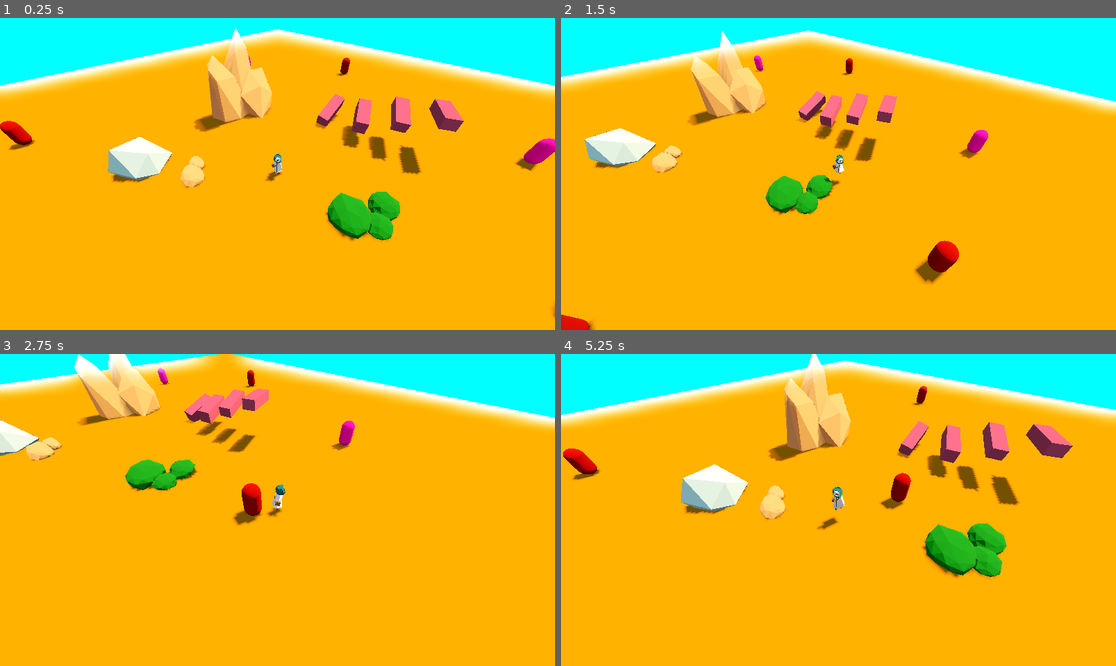
Above: before the commit, frames 1-4 (two rows, left to right).
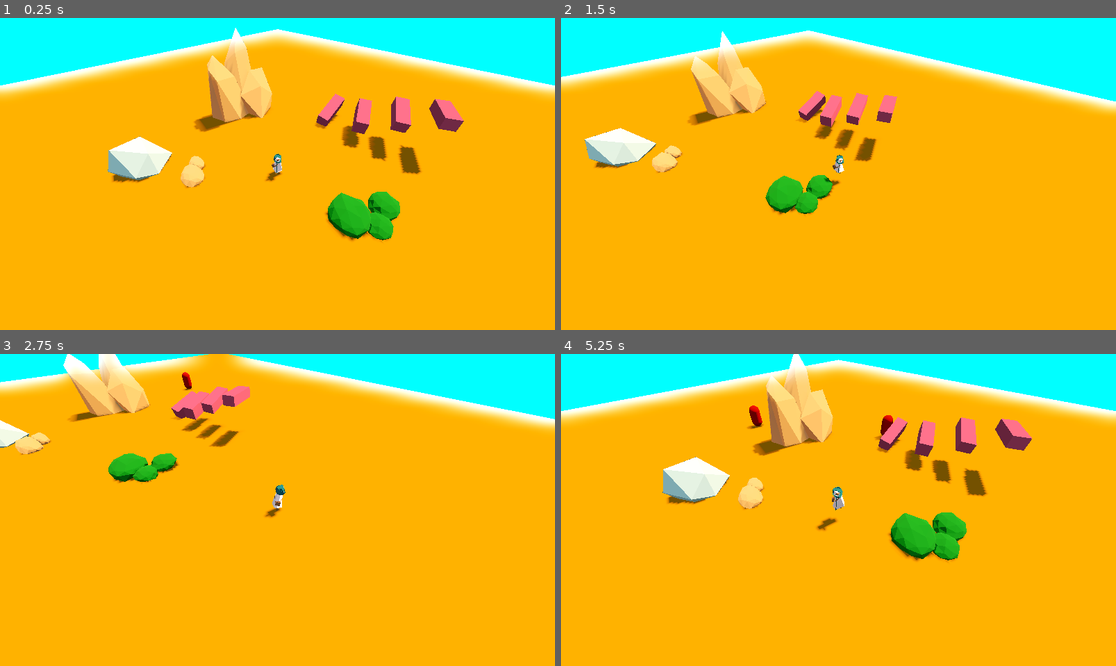
Above: after the commit, the same moments.

Repository: DeepRestGames/EcoDungeon
Game: Godot game, scene res://scenes/PrototypeScene_EnemyAI_01.tscn
Same seed, same stepped clock (60 frames per second), same inputs: the game is played once before the commit and once after it. A sky picture missing from this copy of the repository is replaced by a grey-blue gradient.
Inputs (mouse positions are in pixels of both pictures, inside the frame that each line leads up to):
- Up to frame 1 (0.25 s): no input
- Up to frame 2 (1.5 s): tap Enter at 0.5 s; move the mouse to (960, 158) at 0.52 s; hold D (move_right) 0.53-1.28 s; click (960, 158) at 0.6 s; move the mouse to (727, 189) at 1.27 s; hold S (move_down) from 1.28 s (still down); tap Space (spacebar) at 1.35 s
- Up to frame 3 (2.75 s): move the mouse to (333, 441) at 2.02 s; release S (move_down) at 2.03 s; hold D (move_right) from 2.03 s (still down); hold Mouse wheel up (zoom_in) from 2.03 s (still down)
- Up to frame 4 (5.25 s): move the mouse to (810, 572) at 2.77 s; release D (move_right) at 2.78 s; release Mouse wheel up (zoom_in) at 2.78 s; hold W (move_up) 2.78-3.53 s; tap Mouse wheel down (zoom_out) at 2.85 s; move the mouse to (1005, 556) at 3.52 s; hold A (move_left) 3.53-5.03 s; click (1005, 556) at 3.6 s; move the mouse to (672, 463) at 4.27 s; tap Space (spacebar) at 4.35 s; move the mouse to (866, 510) at 5.02 s; hold S (move_down) from 5.03 s (still down); hold Mouse wheel up (zoom_in) from 5.03 s (still down)

The runs differ from the first frame. In frame 1, 0.8% of the frame differs, in the area x 0-100%, y 12-97%; in frame 2, 1.2%; in frame 3, 7.6%; in frame 4, 15%, in the area x 0-100%, y 0-72%.

Commit message:
Tuned down Enemy AI a bit, added EnemySpawner
EnemySpawner spawns enemies in a circle around the player.
Enemies all have a basic AI that makes them follow the player at any moment.

Diff:
--- /dev/null
+++ b/scenes/Enemies/EnemyFollowPlayer_02.tscn
@@ -0,0 +1,24 @@
+[gd_scene load_steps=5 format=3 uid="uid://ewl60flurrur"]
+
+[ext_resource type="Script" path="res://scripts/enemy/EnemyBase.gd" id="1_aevhe"]
+
+[sub_resource type="CapsuleShape3D" id="CapsuleShape3D_hlr77"]
+
+[sub_resource type="StandardMaterial3D" id="StandardMaterial3D_rw5pp"]
+albedo_color = Color(0.52549, 0, 0, 1)
+
+[sub_resource type="CapsuleMesh" id="CapsuleMesh_h5kdl"]
+material = SubResource("StandardMaterial3D_rw5pp")
+
+[node name="EnemyFollowPlayer" type="CharacterBody3D" groups=["EnemySingle"]]
+collision_layer = 4
+collision_mask = 3
+script = ExtResource("1_aevhe")
+
+[node name="CollisionShape3D" type="CollisionShape3D" parent="."]
+shape = SubResource("CapsuleShape3D_hlr77")
+
+[node name="MeshInstance3D" type="MeshInstance3D" parent="."]
+mesh = SubResource("CapsuleMesh_h5kdl")
+
+[node name="NavigationAgent3D" type="NavigationAgent3D" parent="."]
--- a/scenes/PrototypeScene_EnemyAI_01.tscn
+++ b/scenes/PrototypeScene_EnemyAI_01.tscn
@@ -6,8 +6,7 @@
 [ext_resource type="PackedScene" uid="uid://dwsdlvxqlwulo" path="res://assets/3d/environment/rock/240519_rock_medium_02.glb" id="4_wopoa"]
 [ext_resource type="PackedScene" uid="uid://h4601tixrkix" path="res://assets/3d/environment/bush/240519_bush_bubbly_02.glb" id="5_sded1"]
 [ext_resource type="PackedScene" uid="uid://bebiuwit13drx" path="res://scenes/Player.tscn" id="6_ntm0e"]
-[ext_resource type="PackedScene" uid="uid://qkcjf1kmlcy8" path="res://scenes/Enemies/EnemyFollowPlayer.tscn" id="7_nrile"]
-[ext_resource type="PackedScene" uid="uid://0fsec0fdg581" path="res://scenes/Enemies/EnemyFollowEnemy.tscn" id="8_j7cbr"]
+[ext_resource type="Script" path="res://scripts/enemy/EnemySpawner.gd" id="7_cmxaw"]
 
 [sub_resource type="PanoramaSkyMaterial" id="PanoramaSkyMaterial_dka55"]
 panorama = ExtResource("1_h7a24")
@@ -47,7 +46,14 @@
 [sub_resource type="BoxShape3D" id="BoxShape3D_2gisn"]
 size = Vector3(1.74747, 1, 2.57251)
 
-[node name="PrototypeScene01" type="Node3D"]
+[sub_resource type="Curve3D" id="Curve3D_8fc5c"]
+_data = {
+"points": PackedVector3Array(0, 0, 0, 0, 0, 0, 0, 1.5, -20, 0, 0, 0, 0, 0, 0, 15, 1.5, -15, 0, 0, 0, 0, 0, 0, 20, 1.5, 0, 0, 0, 0, 0, 0, 0, 15, 1.5, 15, 0, 0, 0, 0, 0, 0, 0, 1.5, 20, 0, 0, 0, 0, 0, 0, -15, 1.5, 15, 0, 0, 0, 0, 0, 0, -20, 1.5, 0, 0, 0, 0, 0, 0, 0, -15, 1.5, -15, 0, 0, 0, 0, 0, 0, 0, 1.5, -20),
+"tilts": PackedFloat32Array(0, 0, 0, 0, 0, 0, 0, 0, 0)
+}
+point_count = 9
+
+[node name="PrototypeScene_EnemyAI_01" type="Node3D"]
 
 [node name="Lights" type="Node" parent="."]
 
@@ -129,29 +135,19 @@
 [node name="Player" parent="." instance=ExtResource("6_ntm0e")]
 transform = Transform3D(1, 0, 0, 0, 1, 0, 0, 0, 1, 0, 0.497866, 0)
 
-[node name="EnemyFollowPlayer" parent="." instance=ExtResource("7_nrile")]
-transform = Transform3D(1, 0, 0, 0, 1, 0, 0, 0, 1, -3.06992, 1.5, 10.8149)
+[node name="EnemySpawner" type="Node3D" parent="Player"]
+script = ExtResource("7_cmxaw")
 
-[node name="EnemyFollowPlayer2" parent="." instance=ExtResource("7_nrile")]
-transform = Transform3D(1, 0, 0, 0, 1, 0, 0, 0, 1, 12.424, 1.5, 7.96151)
+[node name="EnemySpawnPath" type="Path3D" parent="Player/EnemySpawner"]
+curve = SubResource("Curve3D_8fc5c")
 
-[node name="EnemyFollowPlayer3" parent="." instance=ExtResource("7_nrile")]
-transform = Transform3D(1, 0, 0, 0, 1, 0, 0, 0, 1, -20.4143, 1.5, -3.50006)
+[node name="EnemySpawnLocation" type="PathFollow3D" parent="Player/EnemySpawner/EnemySpawnPath"]
+transform = Transform3D(-0.316227, 0, -0.948683, 0, 1, 0, 0.948683, 0, -0.316227, 0, 1.5, -20)
 
-[node name="EnemyFollowPlayer4" parent="." instance=ExtResource("7_nrile")]
-transform = Transform3D(1, 0, 0, 0, 1, 0, 0, 0, 1, 9.04205, 1.5, -19.3455)
+[node name="EnemySpawnCooldown" type="Timer" parent="Player/EnemySpawner"]
+wait_time = 2.0
+autostart = true
 
-[node name="EnemyFollowEnemy" parent="." instance=ExtResource("8_j7cbr")]
-transform = Transform3D(1, 0, 0, 0, 1, 0, 0, 0, 1, -1.95531, 1.5, 14.6229)
+[node name="Enemies" type="Node3D" parent="."]
 
-[node name="EnemyFollowEnemy2" parent="." instance=ExtResource("8_j7cbr")]
-transform = Transform3D(1, 0, 0, 0, 1, 0, 0, 0, 1, 18.5251, 1.5, -1.22966)
-
-[node name="EnemyFollowEnemy3" parent="." instance=ExtResource("8_j7cbr")]
-transform = Transform3D(1, 0, 0, 0, 1, 0, 0, 0, 1, -11.3474, 1.5, 19.5936)
-
-[node name="EnemyFollowEnemy4" parent="." instance=ExtResource("8_j7cbr")]
-transform = Transform3D(1, 0, 0, 0, 1, 0, 0, 0, 1, -17.3143, 1.49999, 6.73423)
-
-[node name="EnemyFollowEnemy5" parent="." instance=ExtResource("8_j7cbr")]
-transform = Transform3D(1, 0, 0, 0, 1, 0, 0, 0, 1, -4.1982, 1.49999, -20.542)
+[connection signal="timeout" from="Player/EnemySpawner/EnemySpawnCooldown" to="Player/EnemySpawner" method="_on_enemy_spawn_cooldown_timeout"]
--- a/scripts/enemy/EnemyBase.gd
+++ b/scripts/enemy/EnemyBase.gd
@@ -6,11 +6,23 @@
 ## It is meant to be overridden, to extend the different AI behaviours.
 ##
 
+@onready var nav_agent: NavigationAgent3D = $NavigationAgent3D
+@onready var player: Player = $"../../Player"
 
 @export var SPEED: float = 5.0
 @export var max_hp: int = 5
 var current_hp: int = max_hp
 
 
+func _physics_process(_delta):
+	velocity = Vector3.ZERO
+
+	nav_agent.set_target_position(player.global_transform.origin)
+	var next_nav_point = nav_agent.get_next_path_position()
+	#velocity = (next_nav_point - global_transform.origin).normalized() * SPEED
+	velocity = (next_nav_point - position).normalized() * SPEED
+	move_and_slide()
+
+
 func take_damage(damage: int):
 	current_hp -= damage
--- /dev/null
+++ b/scripts/enemy/EnemySpawner.gd
@@ -0,0 +1,16 @@
+extends Node3D
+
+
+@onready var enemies_node = $"../../Enemies"
+
+var enemy_scene = preload("res://scenes/Enemies/EnemyFollowPlayer_02.tscn")
+
+
+func _on_enemy_spawn_cooldown_timeout():
+	var enemy_instance = enemy_scene.instantiate()
+
+	var enemy_location = get_node("EnemySpawnPath/EnemySpawnLocation")
+	enemy_location.progress_ratio = randf()
+	enemy_instance.position = enemy_location.position
+
+	enemies_node.add_child(enemy_instance)
